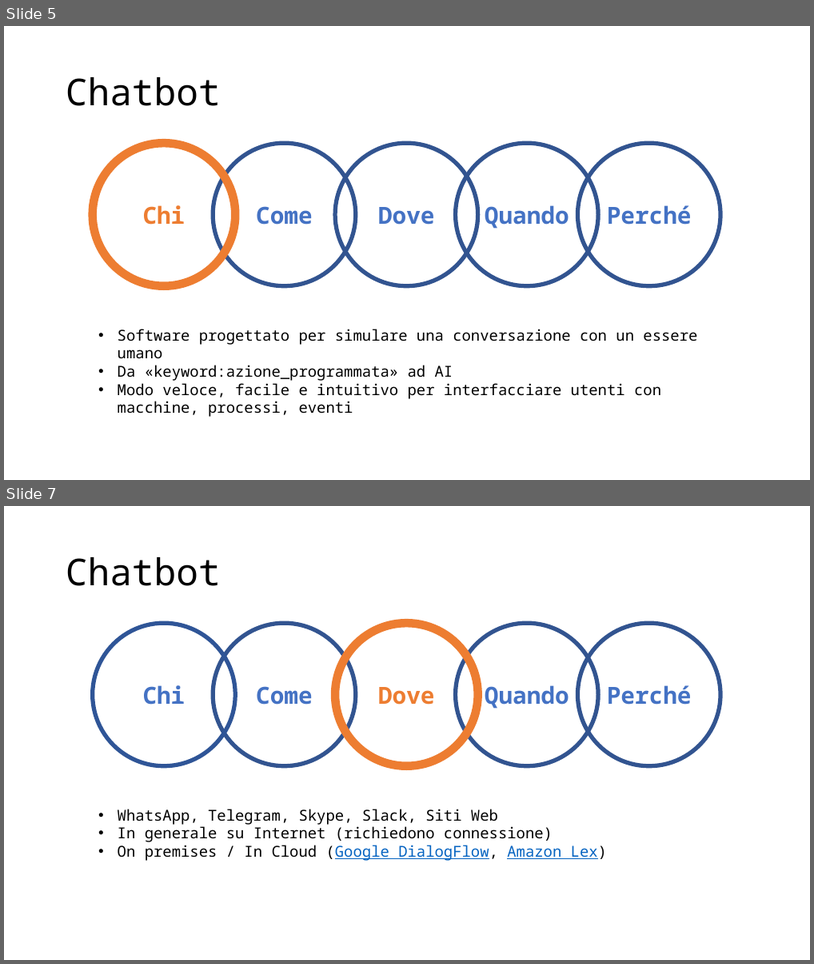
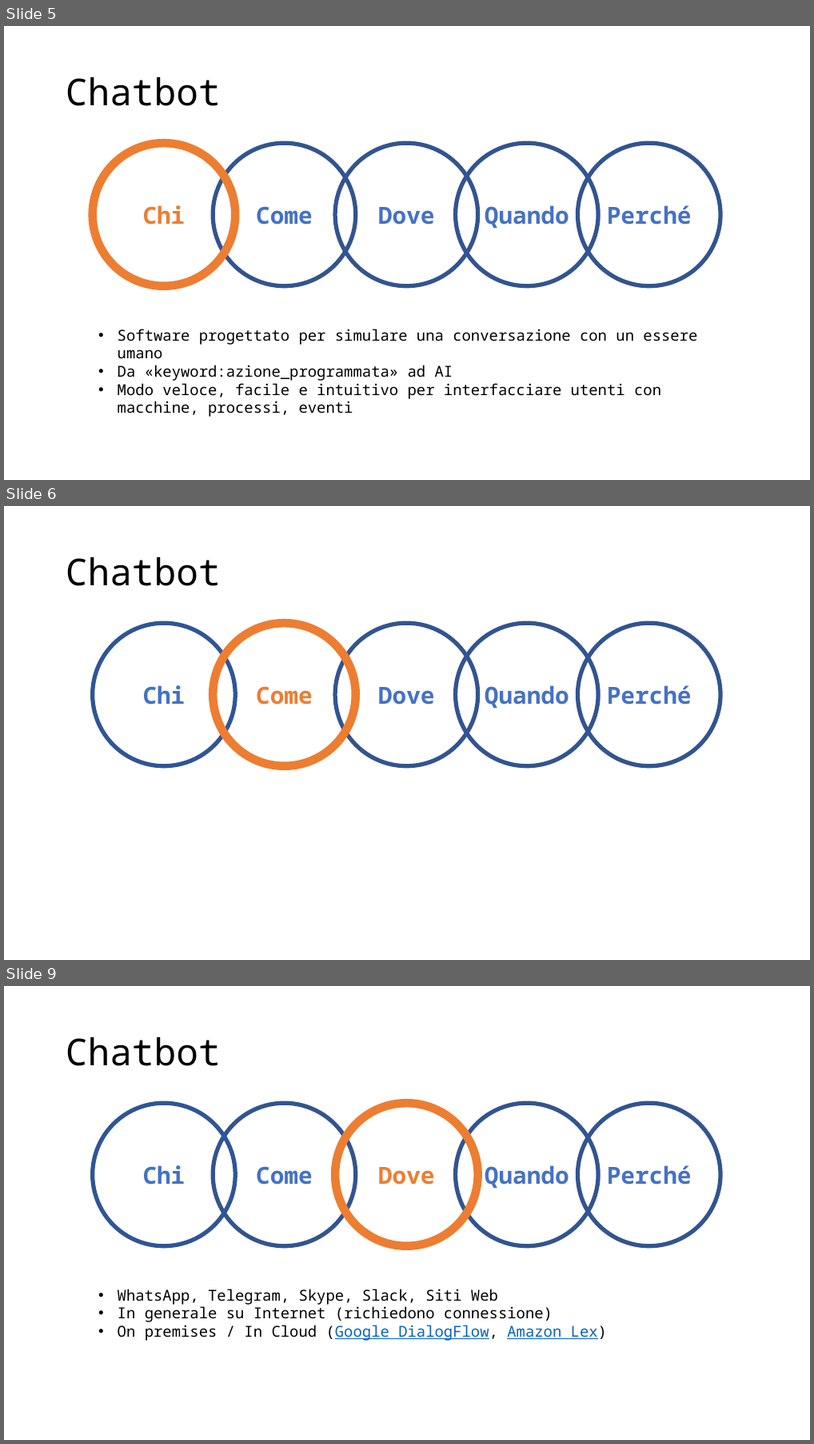
Before and after one commit to IprelProgetti/ImolaProgramma2019, a slide deck: Presentazione/presentazione_corni_chatbot.pptx. Shown one above the other, each under a label of ours: slides 5 and 7 before the commit, slides 5, 6 and 9 after it; the slides between them are not shown. The pictures are 814x964 and 814x1444 pixels, drawn with LibreOffice and Linux fonts; fonts in the diff are those of the drawing. Boxes give left, top, right and bottom in pixels: in the first picture for what was removed or moved away, otherwise in the second. Text is boxed around its words. In the diff, an @@ line names an element or a change of style, - is before the commit and + after.

Commit message:
new presentation

```diff
--- a/Presentazione/presentazione_corni_chatbot.pptx
+++ b/Presentazione/presentazione_corni_chatbot.pptx
@@ slide 6 added at (x1=4, y1=506, x2=810, y2=960), background #FFFFFF @@
@@ title added at (x1=66, y1=557, x2=221, y2=586), 44 pt, text #000000 @@
+Chatbot
@@ ellipse added at (x1=92, y1=623, x2=235, y2=765), outline #2F5597 5 pt, 28 pt, text #4472C4, bold @@
+Chi
@@ ellipse added at (x1=213, y1=623, x2=355, y2=765), outline #ED7D31 10 pt, 28 pt, text #ED7D31, bold @@
+Come
@@ ellipse added at (x1=335, y1=623, x2=478, y2=765), outline #325491 5 pt, 28 pt, text #4472C4, bold @@
+Dove
@@ ellipse added at (x1=456, y1=623, x2=598, y2=765), outline #325491 5 pt, 28 pt, text #4472C4, bold @@
+Quando
@@ ellipse added at (x1=578, y1=623, x2=721, y2=765), outline #325491 5 pt, 28 pt, text #4472C4, bold @@
+Perché
@@ what was slide 7 is now slide 9 @@
```
Also in this commit, not shown: 1 slide changed, 2 other slides added, 1 other file.
